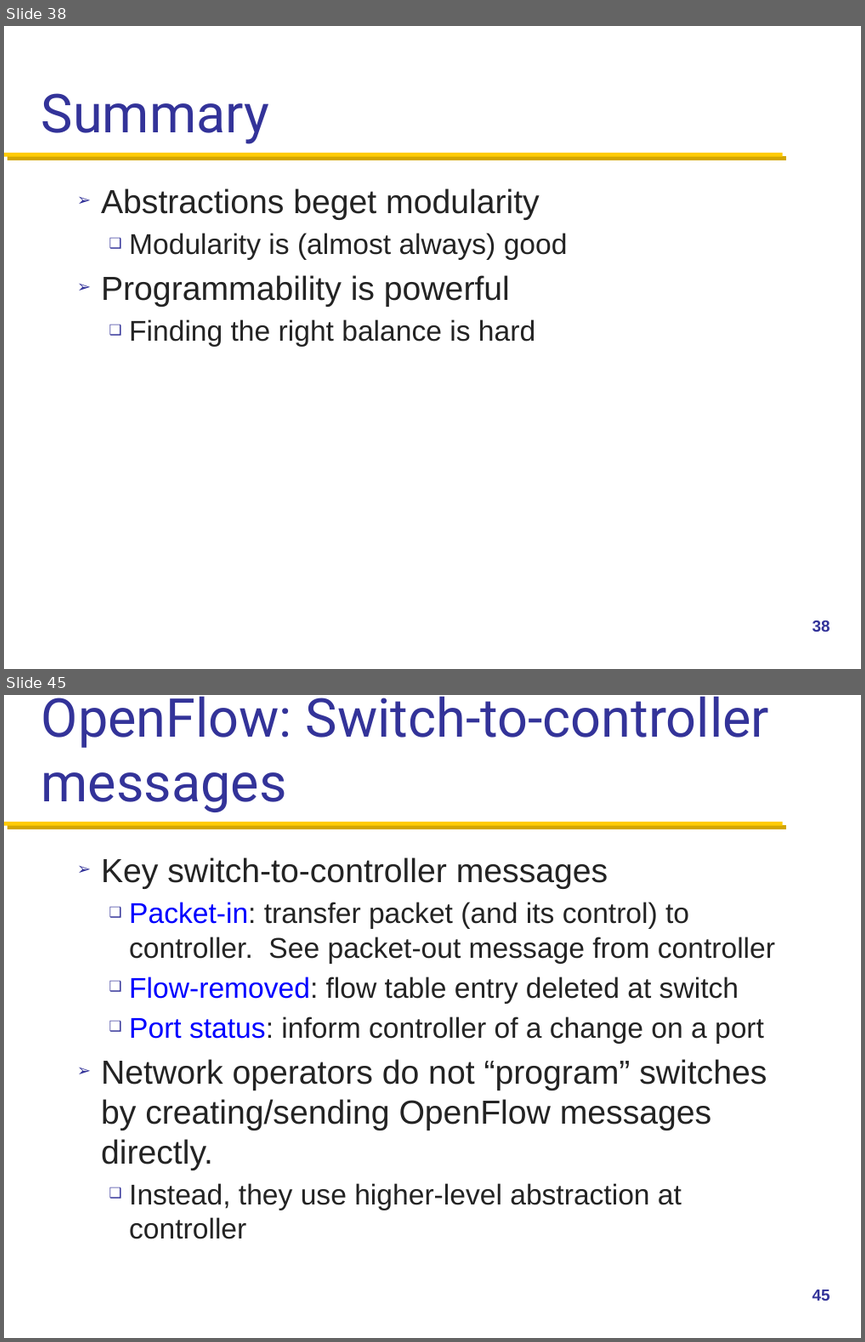
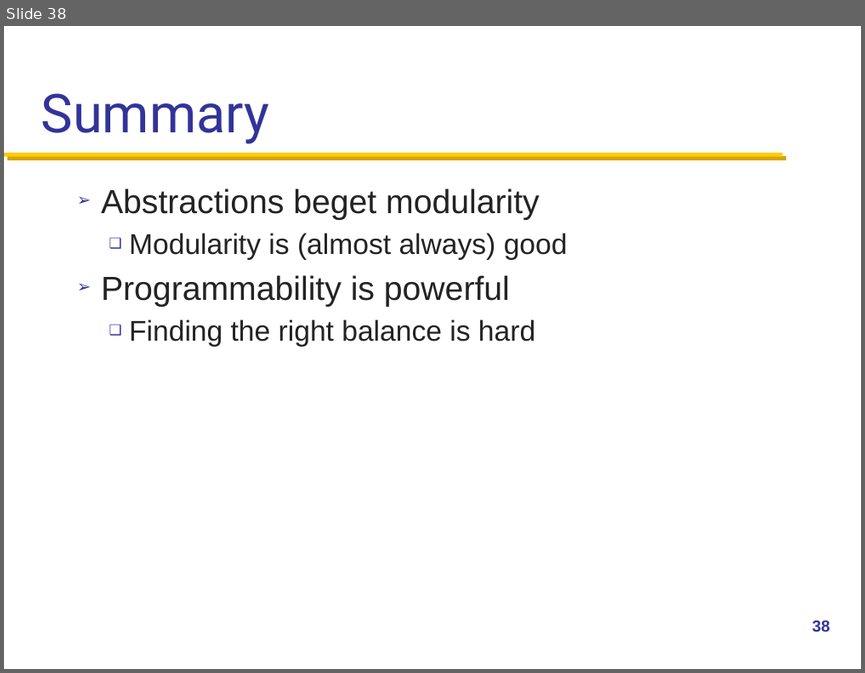
Before and after one commit to henryhxu/CSCI4430-ESTR4120, a slide deck: lectures/lec14.pptx. Shown one above the other, each under a label of ours: slides 38 and 45 before the commit, slide 38 after it; the slides between them are not shown. The pictures are 865x1342 and 865x673 pixels, drawn with LibreOffice and Linux fonts; fonts in the diff are those of the drawing; background and template pictures are left out. Boxes give left, top, right and bottom in pixels: in the first picture for what was removed or moved away, otherwise in the second. Text is boxed around its words. In the diff, an @@ line names an element or a change of style, - is before the commit and + after.

Commit message:
lec14 revised

```diff
--- a/lectures/lec14.pptx
+++ b/lectures/lec14.pptx
@@ slide 45 removed at <box>4,695,861,1338</box>, background #FFFFFF; not listed: 1 template element that a slide beside it also shows @@
@@ title removed at <box>41,696,769,812</box> @@
-OpenFlow: Switch-to-controller messages
@@ text removed at <box>101,857,775,1239</box> @@
-➢ Key switch-to-controller messages
-  ❑ Packet-in: transfer packet (and its control) to controller. See packet-out message from controller
-  ❑ Flow-removed: flow table entry deleted at switch
-  ❑ Port status: inform controller of a change on a port
-➢ Network operators do not “program” switches by creating/sending OpenFlow messages directly.
-  ❑ Instead, they use higher-level abstraction at controller
@@ page number removed at <box>812,1289,830,1300</box> @@
-45
```
Also in this commit, not shown: 1 slide changed, 6 other slides removed.
